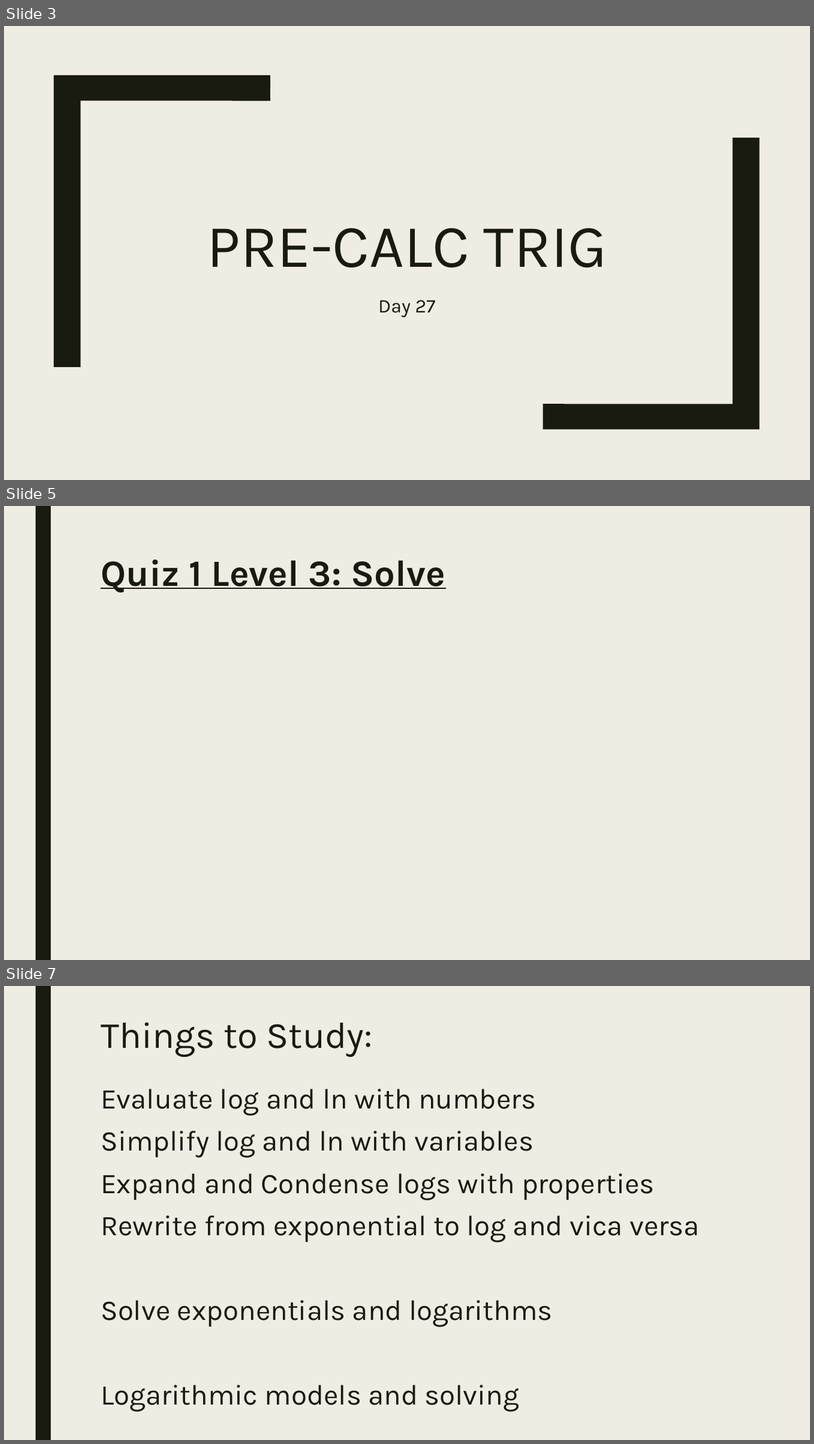
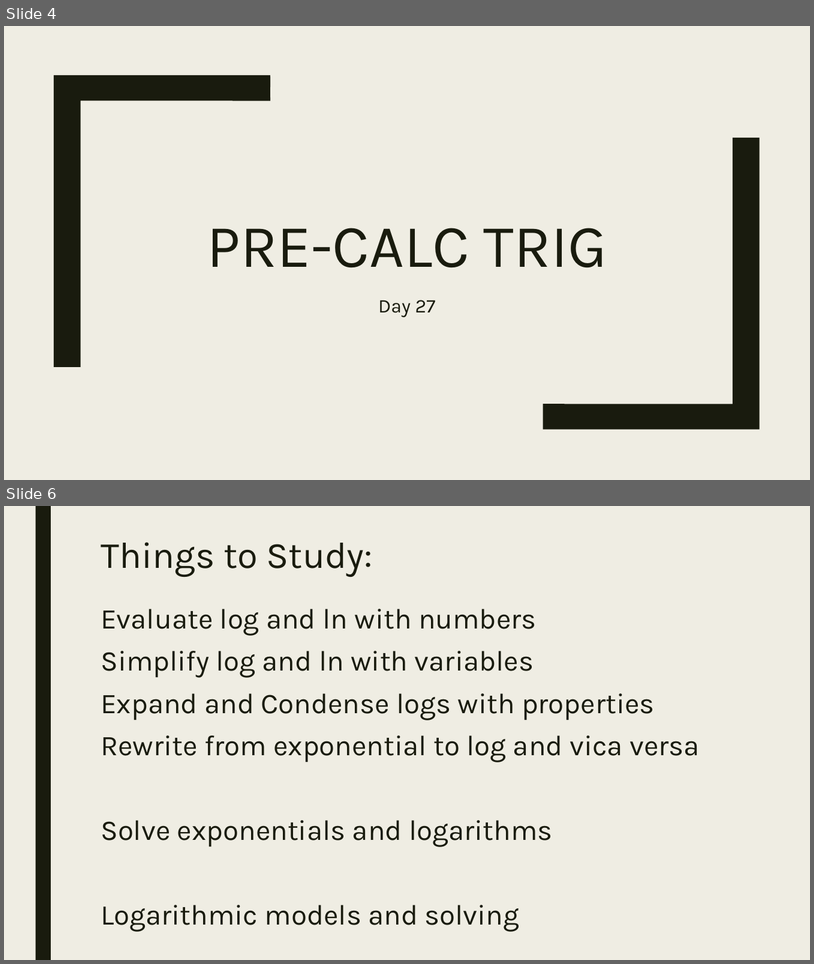
Before and after one commit to codecuddy/algebra_3-4, a slide deck: _PowerPoints/2nd Semester/Unit 9 Logarithms/Algebra_4_Day_078 Quiz and Test Review.pptx. Shown one above the other, each under a label of ours: slides 3, 5 and 7 before the commit, slides 4 and 6 after it; the slides between them are not shown. The pictures are 814x1444 and 814x964 pixels, drawn with LibreOffice and Linux fonts; fonts in the diff are those of the drawing; grey boxes stand for pictures. Boxes give left, top, right and bottom in pixels: in the first picture for what was removed or moved away, otherwise in the second. Text is boxed around its words. In the diff, an @@ line names an element or a change of style, - is before the commit and + after.

Commit message:
update quiz

```diff
--- a/_PowerPoints/2nd Semester/Unit 9 Logarithms/Algebra_4_Day_078 Quiz and Test Review.pptx
+++ b/_PowerPoints/2nd Semester/Unit 9 Logarithms/Algebra_4_Day_078 Quiz and Test Review.pptx
@@ slide 5 removed at box(4, 506, 810, 960), background #EFEDE3; not listed: 1 template element that a slide beside it also shows @@
@@ title removed at box(101, 559, 445, 592) @@
-Quiz 1 Level 3: Solve
@@ what was slide 3 is now slide 4 @@
@@ what was slide 7 is now slide 6 @@
```
Also in this commit, not shown: 1 slide changed, 1 slide added, 1 other slide removed, 1 other file.
